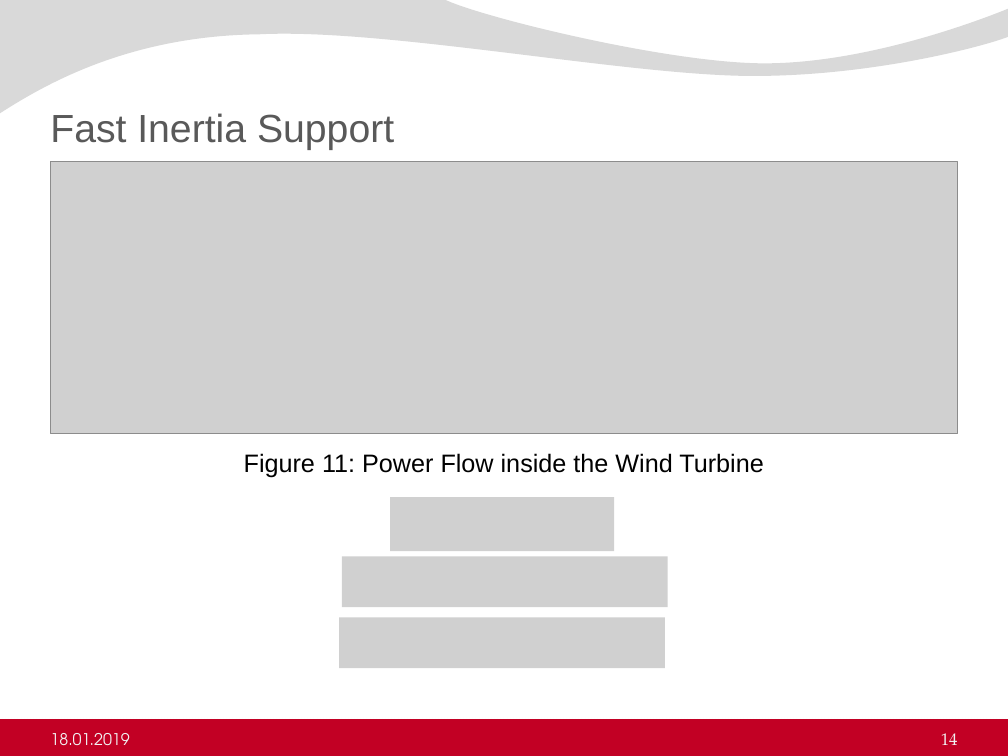
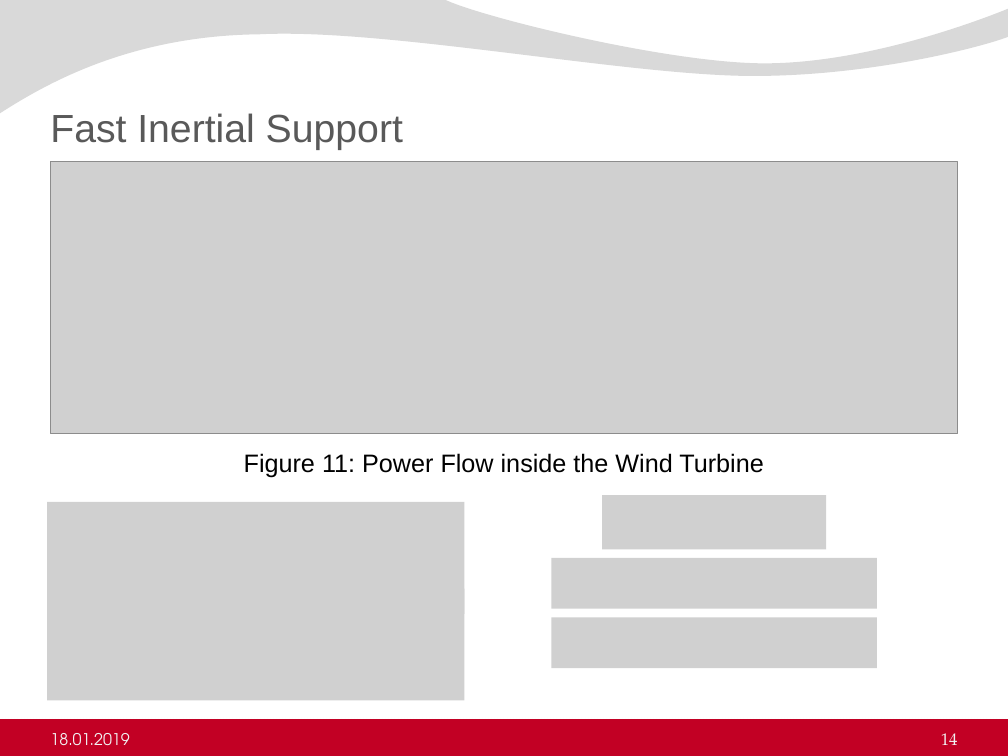
Before and after one commit to ErencanDuymaz/Research, a slide deck: slide 14 of Thesis/Thesis Defence/Erencan_Duymaz_thesis_defence.pptx. Drawn at 1008x756 pixels with LibreOffice and Linux fonts; fonts in the diff are those of the drawing; grey boxes stand for pictures; background and template pictures are left out. Boxes give left, top, right and bottom in pixels: in the first picture for what was removed or moved away, otherwise in the second. Text is boxed around its words. In the diff, an @@ line names an element or a change of style, - is before the commit and + after.

```diff
--- a/Thesis/Thesis Defence/Erencan_Duymaz_thesis_defence.pptx
+++ b/Thesis/Thesis Defence/Erencan_Duymaz_thesis_defence.pptx
@@ title at box(50, 113, 403, 150): text changed @@
-Fast Inertia Support
+Fast Inertial Support
@@ picture added at box(47, 502, 465, 614) @@
@@ picture removed at box(390, 497, 614, 551) @@
@@ picture added at box(602, 495, 826, 549) @@
@@ picture: place and size @@
-picture at box(342, 556, 667, 607)
+picture at box(551, 557, 877, 608)
@@ picture added at box(47, 589, 465, 701) @@
@@ picture: place and size @@
-picture at box(340, 617, 665, 667)
+picture at box(551, 617, 877, 667)
```
Also in this commit, not shown: 14 other slides changed, 1 slide added, 2 other files.
